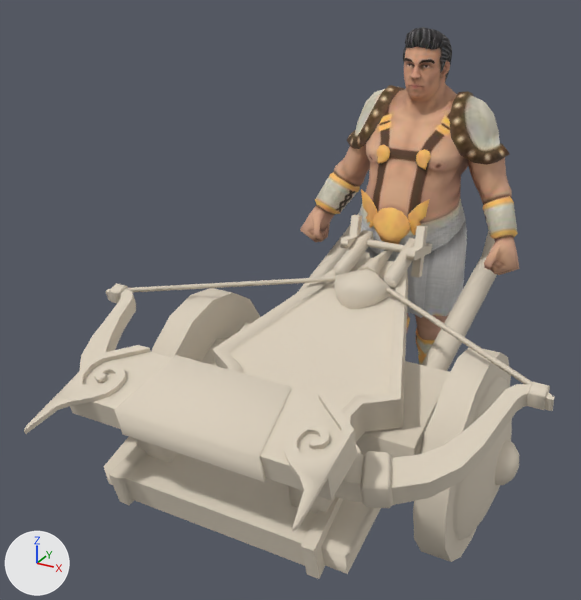
The glTF model public/assets/unit-models/89-cheiroballistahero.glb as it was, and as the next commit left it.
Rendered twice from a 50 mm lens placed at (1.45, -4.0, 2.52), pointed at (-0.22, -0.97, 1.0). The axes (+X, +Y, +Z) are drawn at lower left. The lights are the same throughout. The picture after the commit comes second. Vertices at exactly the same position are counted once.
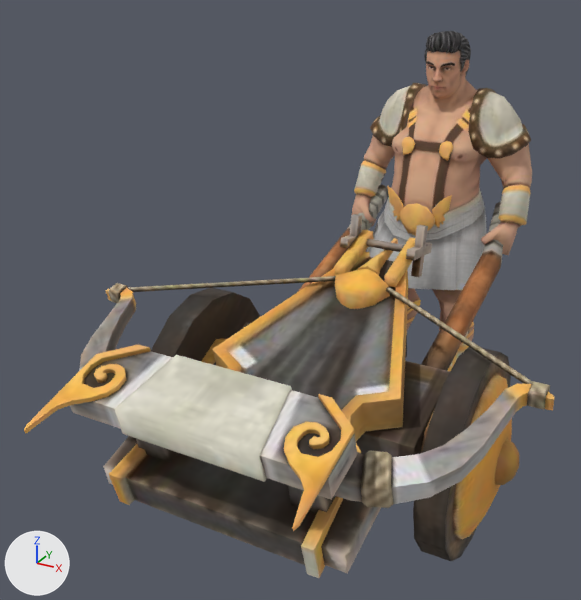
The newer file is also turned or shifted as a whole; pictures and numbers use the older file's frame.

Changed parts and their boxes [x1, y1, x2, y2] in the pictures (581 x 600 px; the box of a moved part takes in the faces that stretch with it):
'Mesh_0', surface changed, reshaped (darker)
    before: [24, 27, 554, 579]
    after: [24, 31, 554, 578]
part 1 of me_mesh_0, moved or reshaped
    before: [373, 207, 411, 244]
    after: [400, 203, 435, 236]
part 2 of me_mesh_0, moved or reshaped
    before: [408, 199, 430, 235]
    after: [432, 195, 452, 228]
part 3 of me_mesh_0, moved or reshaped
    before: [361, 189, 377, 228]
    after: [387, 186, 403, 221]
part 4 of me_mesh_0, moved or reshaped
    before: [377, 145, 390, 164]
    after: [402, 137, 415, 155]
part 5 of me_mesh_0, moved or reshaped
    before: [416, 149, 431, 170]
    after: [439, 141, 453, 160]
part 6 of me_mesh_0, moved or reshaped
    before: [300, 27, 520, 365]
    after: [352, 31, 532, 371]

Patch to the scene script:
```diff
--- a/public/assets/unit-models/89-cheiroballistahero.glb.py
+++ b/public/assets/unit-models/89-cheiroballistahero.glb.py
@@ img_image_1 @@
+img_image_1 = load_image('Image_1', '_unpacked/Image_1', 512, 512, 'sRGB')
@@ mat_material_1 @@
 mat_material_1 = principled_material('Material_1')
-mat_material_1.base_color = (0.72, 0.64, 0.52)  # pale yellow #ddd1bf
+mat_material_1.texture = img_image_1
 mat_material_1.metallic = 0.05
-mat_material_1.roughness = 0.9
+mat_material_1.roughness = 0.85
@@ me_mesh_0 @@
 # used by ob_mesh_0; location = (0.0, 0.0, 0.0)
-me_mesh_0.from_pydata(...)  # 2152 vertices, 4118 faces; spans x -1.06..1.06, y -2.33..0.51, z -0.02..2.15
+me_mesh_0.from_pydata(...)  # 2152 vertices, 4118 faces; spans x -1.06..1.06, y -2.33..0.7, z -0.02..2.11
+# me_mesh_0 part 1: the loose piece of 59 vertices spanning x -0.1..0.1, y -0.32..-0.28, z 1.11..1.3 is turned 7.2 degrees about the x axis through its middle, then moved by (0.0, 0.38, -0.08)
+# me_mesh_0 part 2: the loose piece of 34 vertices spanning x 0.08..0.19, y -0.29..-0.26, z 1.17..1.36 is turned 7 degrees about the x axis through its middle and scaled by 1.02, then moved by (0.0, 0.38, -0.07)
+# me_mesh_0 part 3: the loose piece of 34 vertices spanning x -0.19..-0.08, y -0.29..-0.26, z 1.17..1.36 is turned 7 degrees about the x axis through its middle and scaled by 1.02, then moved by (0.0, 0.38, -0.07)
+# me_mesh_0 part 4: the loose piece of 36 vertices spanning x -0.15..-0.07, y -0.2..-0.15, z 1.49..1.59 is moved by (0.0, 0.36, -0.03)
+# me_mesh_0 part 5: the loose piece of 36 vertices spanning x 0.07..0.15, y -0.2..-0.15, z 1.49..1.59 is moved by (0.0, 0.36, -0.03)
+# me_mesh_0 part 6: 995 of 2152 vertices moved; they spanned x -0.63..0.63, y -0.28..0.34, z -0.02..2.15 and now span x -0.52..0.53, y 0.0..0.7, z -0.02..2.11; mean shift (0.0, 0.35, -0.02); largest move (-0.21, -0.13, -0.02) -> (-0.4, 0.35, -0.02)
 me_mesh_0.materials.append(mat_material_0)
```
